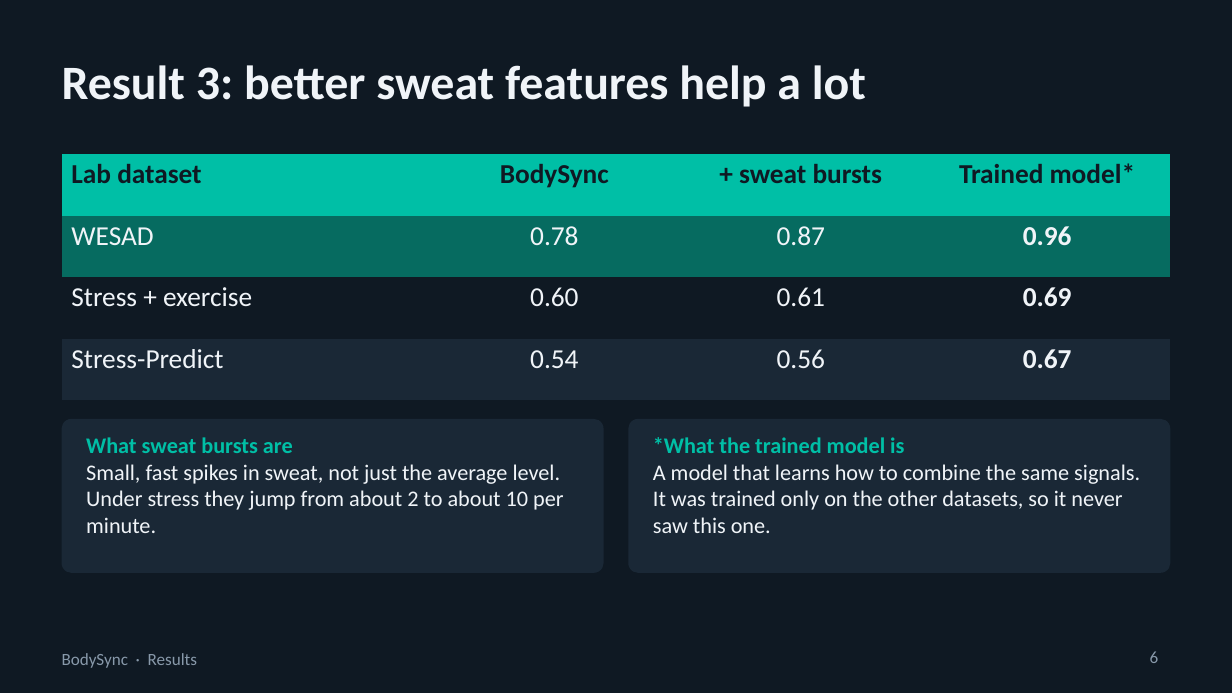
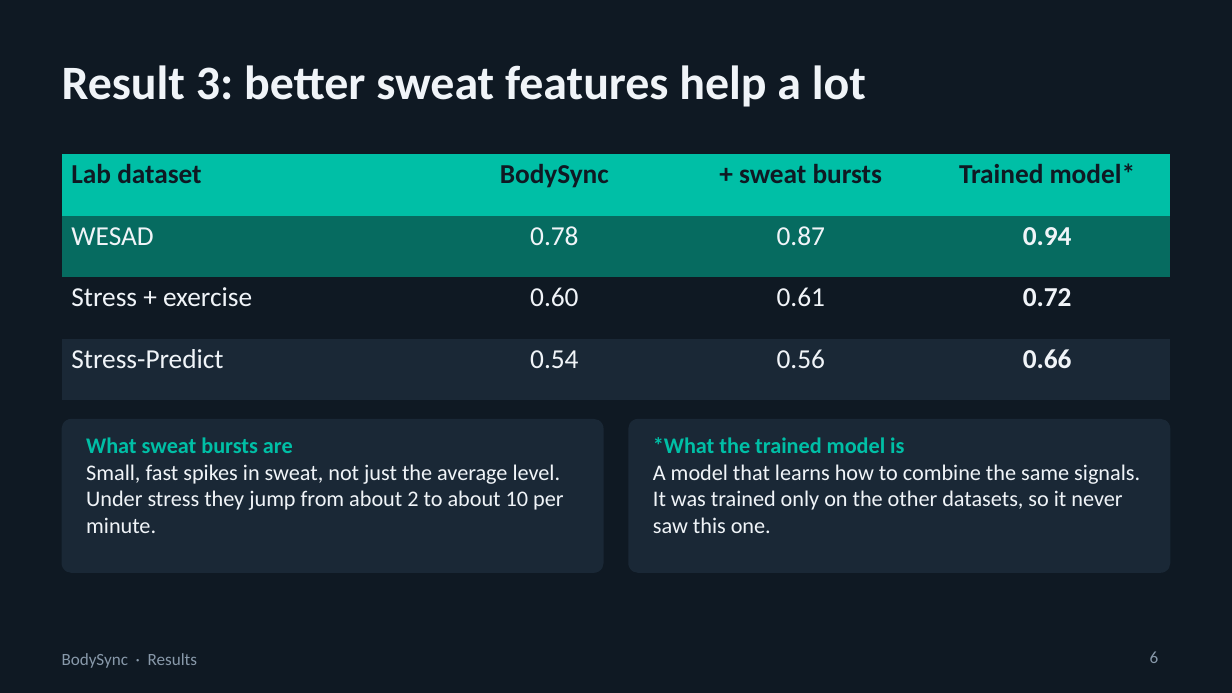
Before and after one commit to swaylakh/bodysync, a slide deck: slide 6 of docs/slides/BodySync_Update.pptx. Drawn at 1232x693 pixels with LibreOffice and Linux fonts; fonts in the diff are those of the drawing. Boxes give left, top, right and bottom in pixels: in the first picture for what was removed or moved away, otherwise in the second. Text is boxed around its words. In the diff, an @@ line names an element or a change of style, - is before the commit and + after.

```diff
--- a/docs/slides/BodySync_Update.pptx
+++ b/docs/slides/BodySync_Update.pptx
@@ table at <box>62,154,1170,372</box> @@
-row 2, column 4: 0.96
+row 2, column 4: 0.94
-row 3, column 4: 0.69
+row 3, column 4: 0.72
-row 4, column 4: 0.67
+row 4, column 4: 0.66
```
Also in this commit, not shown: 1 other slide changed, 7 other files.
